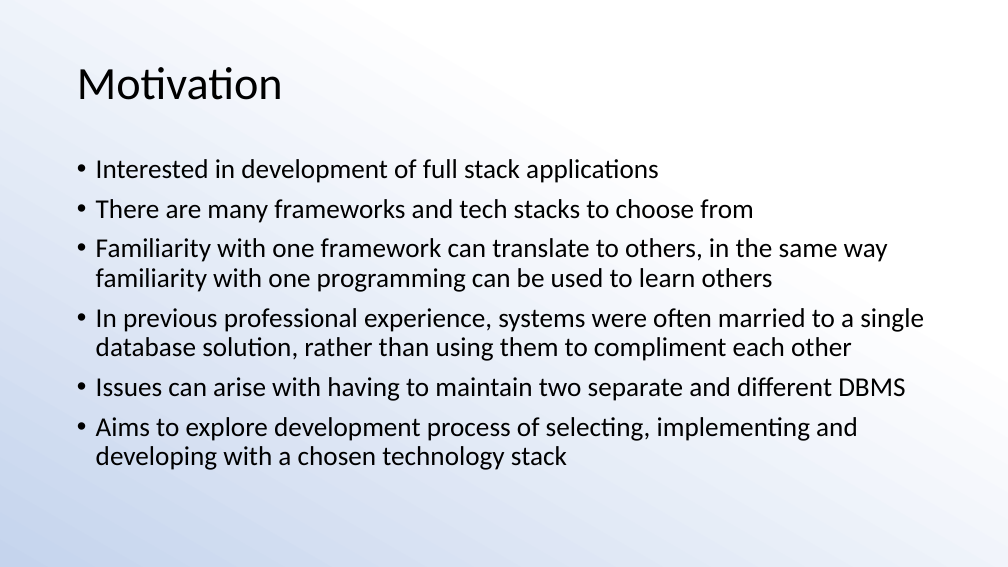
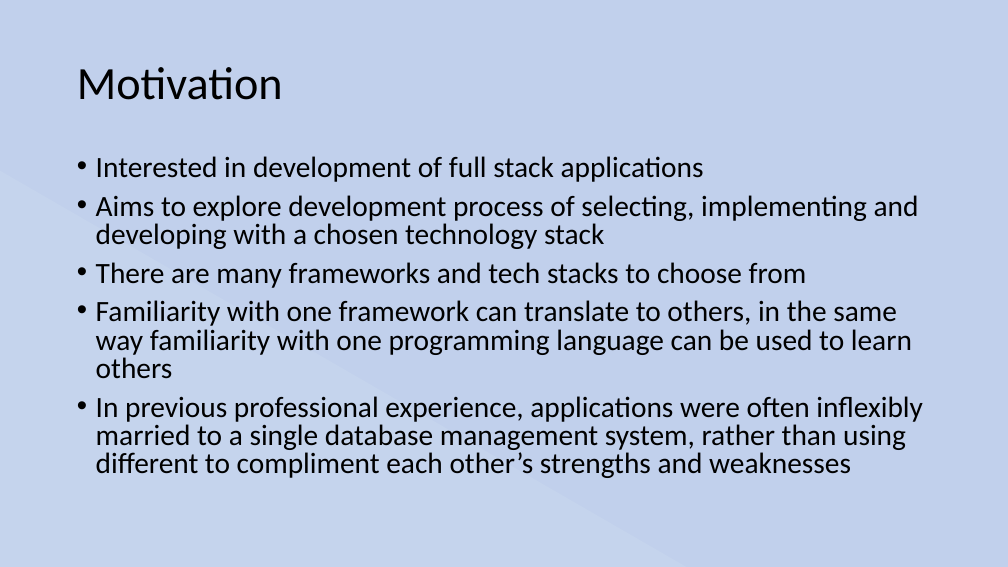
Before and after one commit to Stu-Gotz/pgmp, a slide deck: slide 2 of Presentation.pptx. Drawn at 1008x567 pixels with LibreOffice and Linux fonts; fonts in the diff are those of the drawing. Boxes give left, top, right and bottom in pixels: in the first picture for what was removed or moved away, otherwise in the second. Text is boxed around its words. In the diff, an @@ line names an element or a change of style, - is before the commit and + after.

```diff
--- a/Presentation.pptx
+++ b/Presentation.pptx
@@ background gradient #FFFFFF to #C5D4ED to #CFDBF0 to #ABC0E4 to #C7D5ED to gradient #C1D0EC to #C5D4ED to #CFDBF0 to #ABC0E4 to #C7D5ED @@
@@ text at <box>96,156,807,288</box>: size 25.9 to 28 pt in "Interested in development of full stack applications", "There are many frameworks and tech stacks ..."; line spacing 0.9 to 0.8 @@
@@ text at <box>96,195,919,249</box>: paragraph added @@
+• Aims to explore development process of selecting, implementing and developing with a chosen technology stack
@@ text at <box>96,300,923,478</box>: text changed; size 25.9 to 28 pt @@
-• Familiarity with one framework can translate to others, in the same way familiarity with one programming can be used to learn others
-• In previous professional experience, systems were often married to a single database solution, rather than using them to compliment each other
-• Issues can arise with having to maintain two separate and different DBMS
-• Aims to explore development process of selecting, implementing and developing with a chosen technology stack
+• Familiarity with one framework can translate to others, in the same way familiarity with one programming language can be used to learn others
+• In previous professional experience, applications were often inflexibly married to a single database management system, rather than using different to compliment each other’s strengths and weaknesses
```
Also in this commit, not shown: 17 other slides changed, 1 slide added, 1 slide removed, 1 other file.
